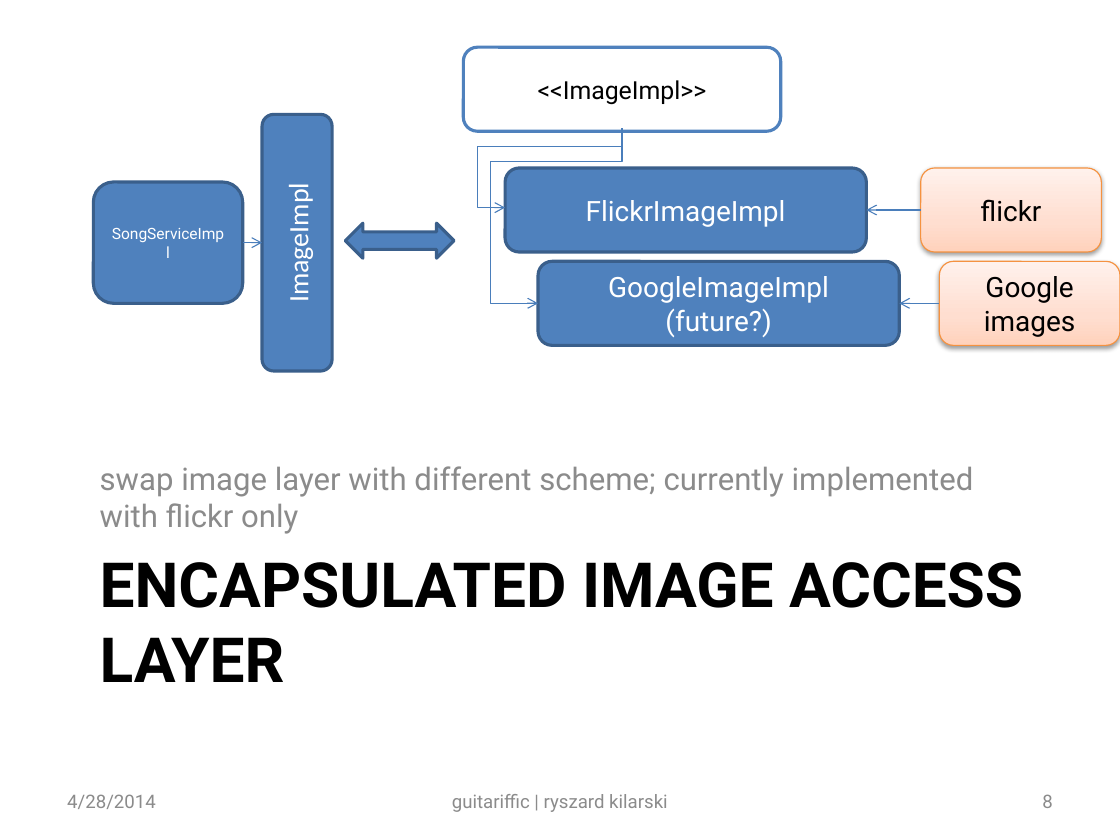
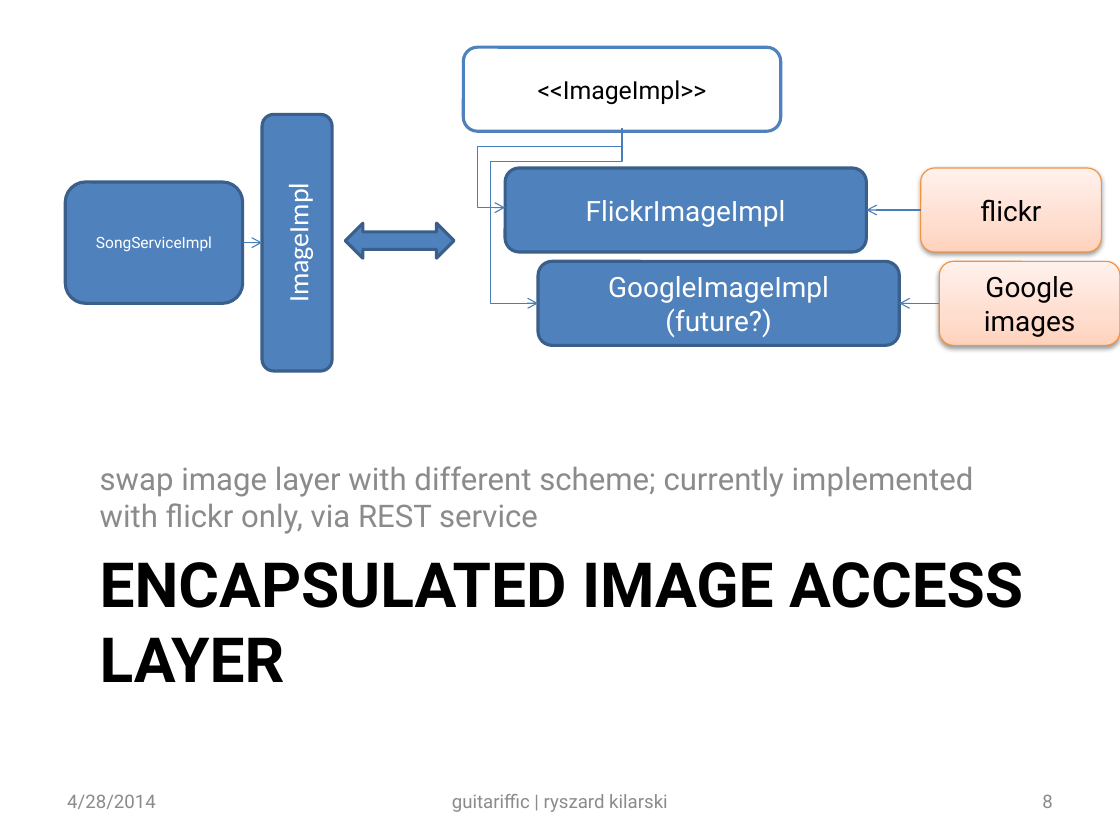
Before and after one commit to rkilarski/ryski-coding, a slide deck: slide 8 of guitarifficWS/Guitariffic Presentation.pptx. Drawn at 1120x840 pixels with LibreOffice and Linux fonts; fonts in the diff are those of the drawing. Boxes give left, top, right and bottom in pixels: in the first picture for what was removed or moved away, otherwise in the second. Text is boxed around its words. In the diff, an @@ line names an element or a change of style, - is before the commit and + after.

```diff
--- a/guitarifficWS/Guitariffic Presentation.pptx
+++ b/guitarifficWS/Guitariffic Presentation.pptx
@@ rounded rectangle "SongServiceImpl": place and size @@
-rounded rectangle "SongServiceImpl" at [93, 181, 242, 302]
+rounded rectangle "SongServiceImpl" at [65, 181, 242, 302]
@@ text at [100, 466, 974, 534]: text changed @@
-swap image layer with different scheme; currently implemented with flickr only
+swap image layer with different scheme; currently implemented with flickr only, via REST service
```
Also in this commit, not shown: 3 other slides changed, 1 slide added.
